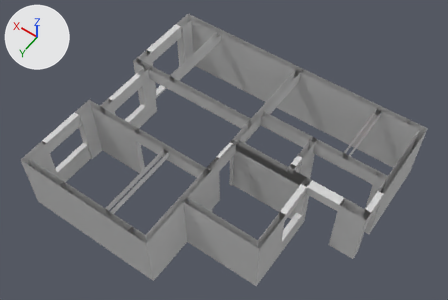
Renders of the FBX model output_full.fbx from each side of a commit.
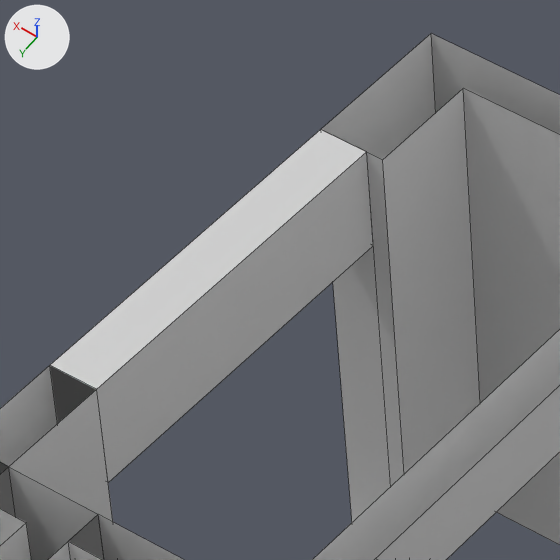
The first picture shows the older version from a camera (50 mm lens) standing at (25.91, -44.8, 21.81) and looking at (34.99, -57.5, 1.85). The close-ups show the older and then the newer version on the part from 31% to 45% of the width and 3% to 24% of the height of that picture. Only the edits that show in the close-ups are written down. Arrows for +X, +Y and +Z are at upper left; the lights stay in place. The close-ups show mesh edges as thin lines.

Objects in the first close-up: '承重墙_围合002', '承重墙_围合003', '承重墙_围合005', '梁000', '梁007', '窗洞001_窗上墙_001' and 1 more.
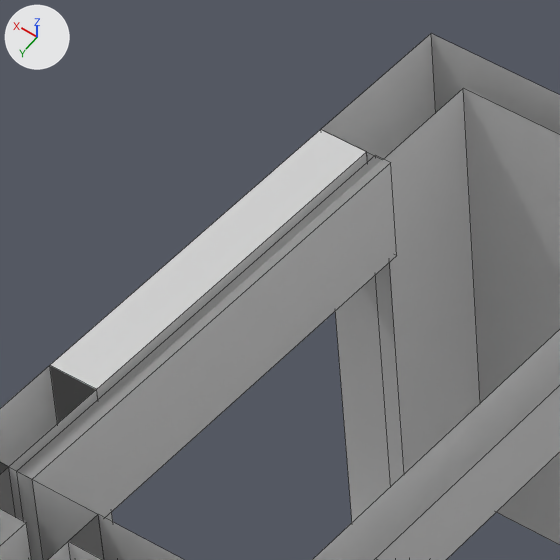
Diff of the bpy script that builds the scene:
```diff
--- a/output_full.fbx.py
+++ b/output_full.fbx.py
@@ me_梁012 @@
+me_梁012.from_pydata(...)  # a box spanning x 40.12..40.22, y -61.51..-58.76, z 2.3..2.91
+me_梁012.materials.append(mat_白模)  # light grey #d3d3d3
@@ ob_梁012 @@
+ob_梁012 = bpy.data.objects.new('梁012', me_梁012)
+ob_梁012.location = (0.0, 0.0, 0.0)
```

Changed parts and their boxes (x1, y1, x2, y2) in the close-ups (560 x 560 px):
'梁012', added: after (17, 155, 397, 560)
